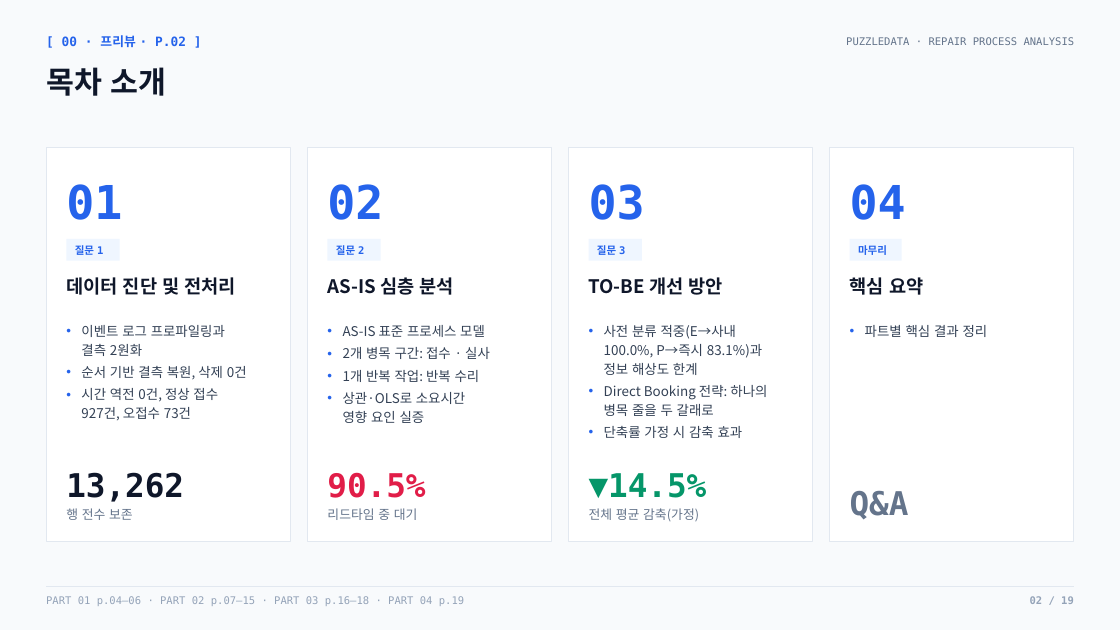
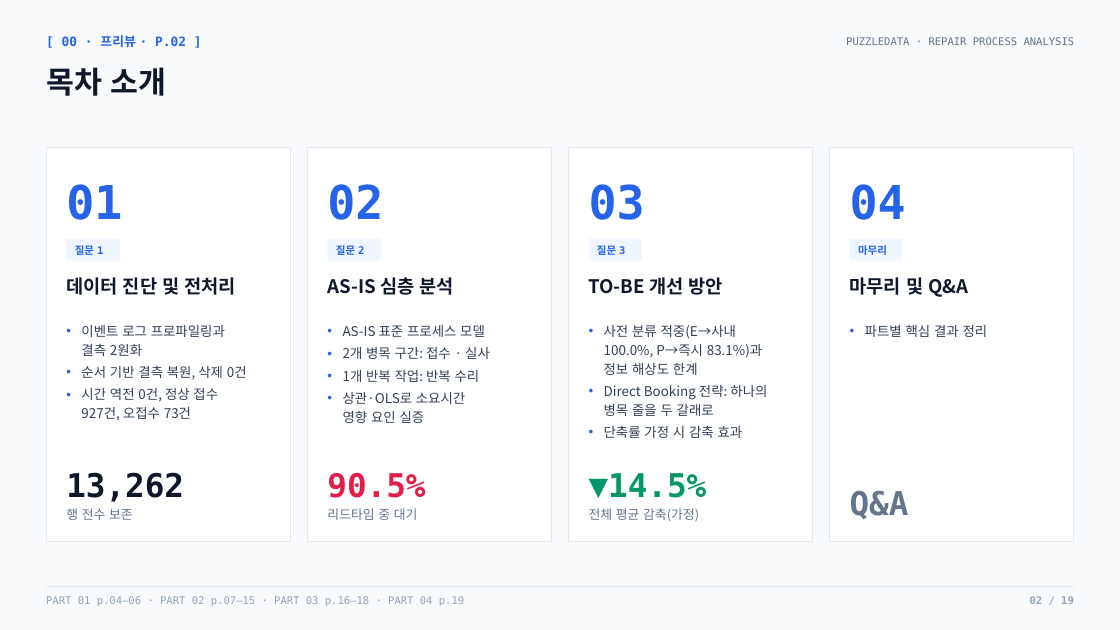
Before and after one commit to nus1245/puzzle_data, a slide deck: slide 2 of outputs/pptx/puzzledata_repair_report.pptx. Drawn at 1120x630 pixels with LibreOffice and Linux fonts; fonts in the diff are those of the drawing. Boxes give left, top, right and bottom in pixels: in the first picture for what was removed or moved away, otherwise in the second. Text is boxed around its words. In the diff, an @@ line names an element or a change of style, - is before the commit and + after.

```diff
--- a/outputs/pptx/puzzledata_repair_report.pptx
+++ b/outputs/pptx/puzzledata_repair_report.pptx
@@ text at (850, 277, 969, 297): text changed @@
-핵심 요약
+마무리 및 Q&A
```
Also in this commit, not shown: 3 other slides changed, 3 other files.
